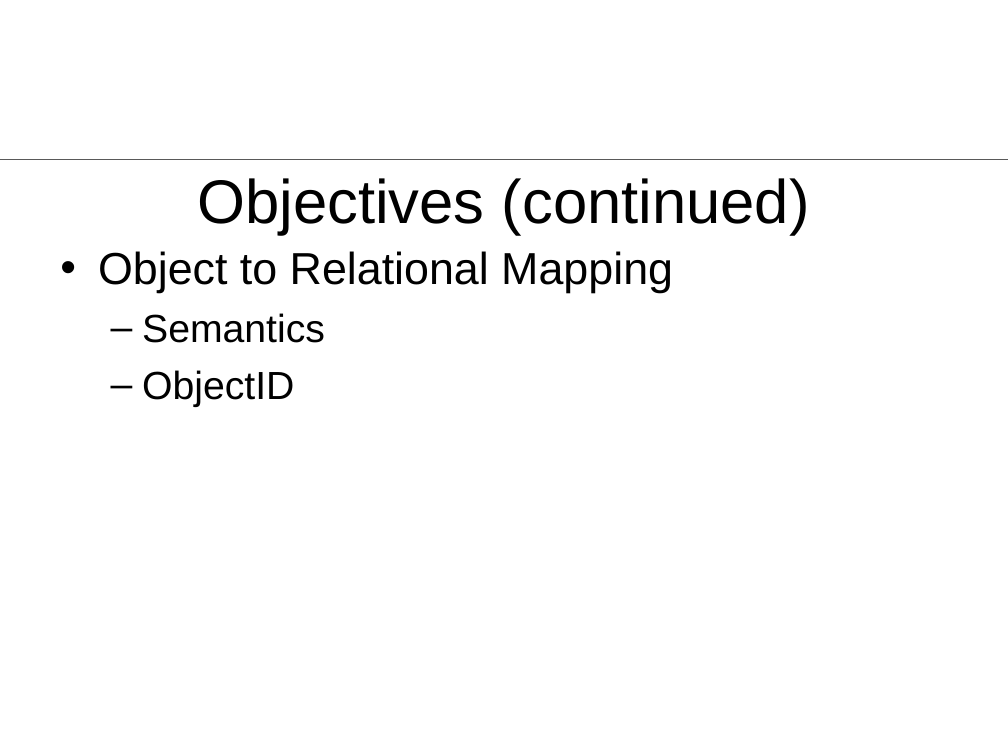
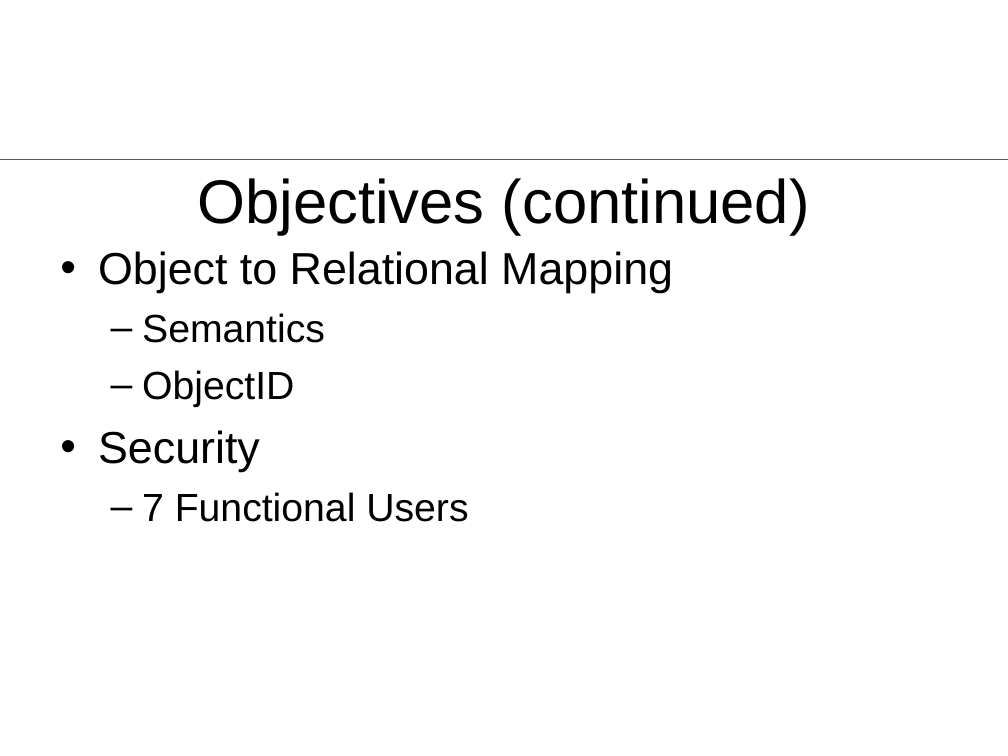
Before and after one commit to rhildred/addCustomer, a slide deck: slide 3 of docs/ActiveRecord.ppt. Drawn at 1008x756 pixels with LibreOffice and Linux fonts; fonts in the diff are those of the drawing; background and template pictures are left out. Boxes give left, top, right and bottom in pixels: in the first picture for what was removed or moved away, otherwise in the second. Text is boxed around its words. In the diff, an @@ line names an element or a change of style, - is before the commit and + after.

```diff
--- a/docs/ActiveRecord.ppt
+++ b/docs/ActiveRecord.ppt
@@ text at <box>98,430,468,522</box>: paragraphs added @@
+• Security
+  – 7 Functional Users
```
Also in this commit, not shown: 1 other slide changed, 8 slides added, 15 other files.
